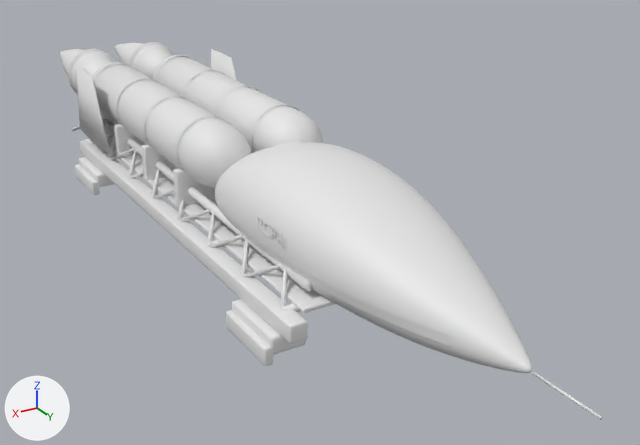
The Blender file ragdoll-crash-physics/blender/out/RocketSled.blend, before and after one commit.
The view is the same before and after, from a 50 mm lens placed at (11.58, 24.12, 11.62), pointed at (-1.92, 1.62, 0.38). The axes (+X, +Y, +Z) are drawn at lower left. The lights are the same throughout. The first picture is the older version. Materials are left out; every surface is plain grey.

Objects in the first picture: 'RocketSled_Body', 'RocketSled_Glass', 'RocketSled_Lights', 'RocketSled_Trim', 'nose.001'.
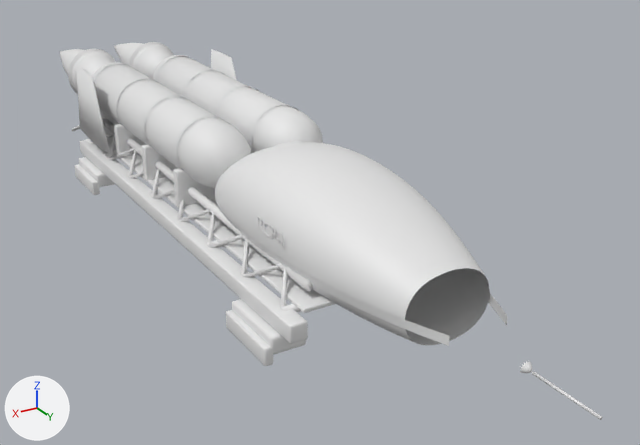
Changed parts and their boxes [x1, y1, x2, y2] in the pictures (640 x 445 px):
'nose.001', deleted
    before: [405, 268, 531, 373]

Edits to the bpy script that builds the scene:
```text
Remove ob_nose_001:
    ob_nose_001 = bpy.data.objects.new('nose.001', me_nose_001)
    ob_nose_001.location = (0.0, 0.0, 0.0)
```
